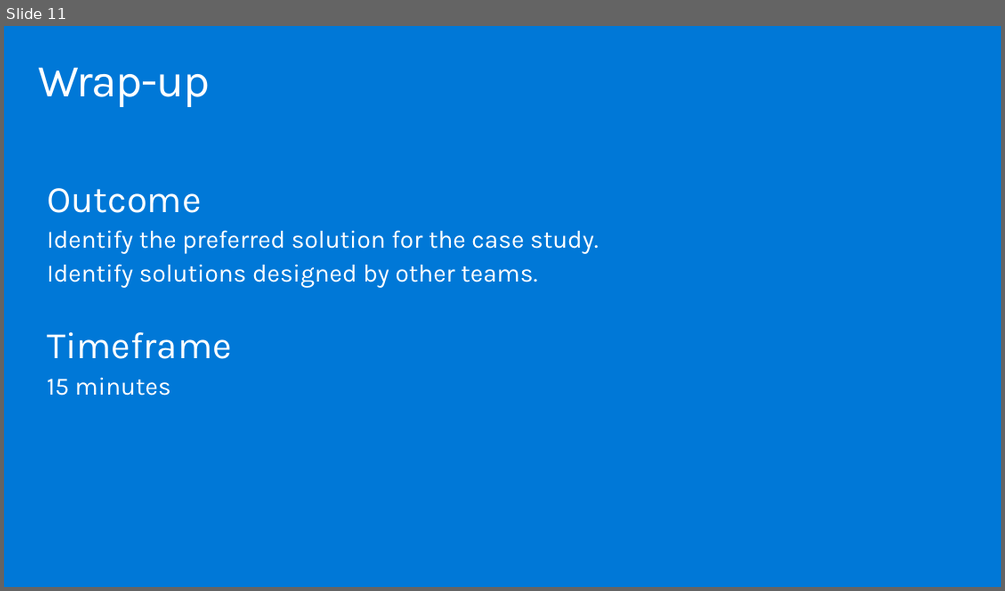
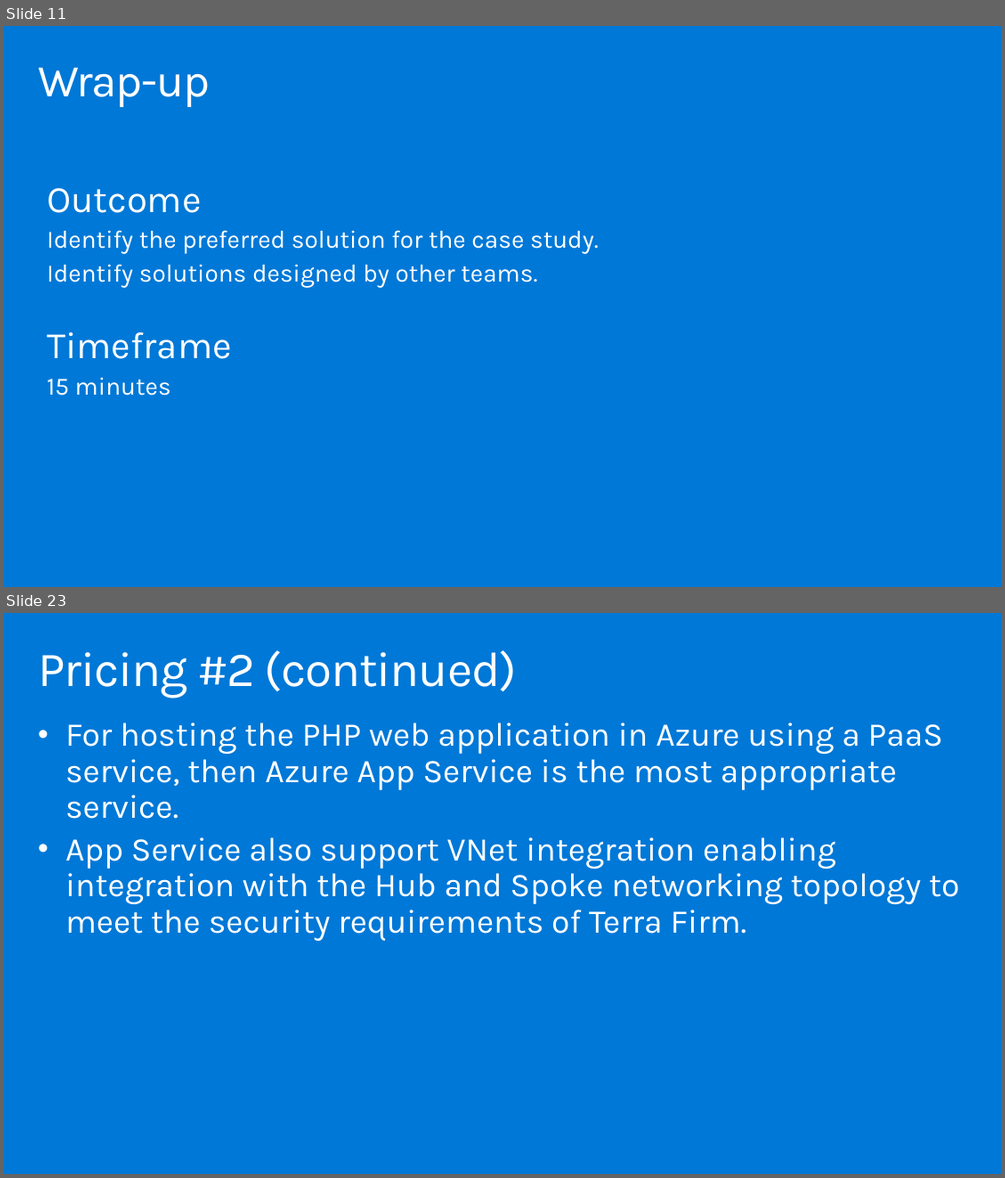
Before and after one commit to solliancenet/MCW-Migrate-Linux-OSS-DB-to-Azure, a slide deck: Whiteboard design session/WDS trainer presentation - Migrate and modernize case for Linux and OSS DB to Azure.pptx. Shown one above the other, each under a label of ours: slide 11 before the commit, slides 11 and 23 after it; the slides between them are not shown. The pictures are 1005x591 and 1005x1178 pixels, drawn with LibreOffice and Linux fonts; fonts in the diff are those of the drawing. Boxes give left, top, right and bottom in pixels: in the first picture for what was removed or moved away, otherwise in the second. Text is boxed around its words. In the diff, an @@ line names an element or a change of style, - is before the commit and + after.

```diff
--- a/Whiteboard design session/WDS trainer presentation - Migrate and modernize case for Linux and OSS DB to Azure.pptx
+++ b/Whiteboard design session/WDS trainer presentation - Migrate and modernize case for Linux and OSS DB to Azure.pptx
@@ slide 23 added at [4, 613, 1001, 1174], background #0078D7 @@
@@ title added at [38, 650, 517, 698], 47 pt, text #FFFFFF @@
+Pricing #2 (continued)
@@ text added at [65, 722, 959, 941], 32 pt, text #FFFFFF @@
+• For hosting the PHP web application in Azure using a PaaS service, then Azure App Service is the most appropriate service.
+• App Service also support VNet integration enabling integration with the Hub and Spoke networking topology to meet the security requirements of Terra Firm.
```
Also in this commit, not shown: 1 slide changed, 23 other slides added, 17 slides removed, 3 other files.
